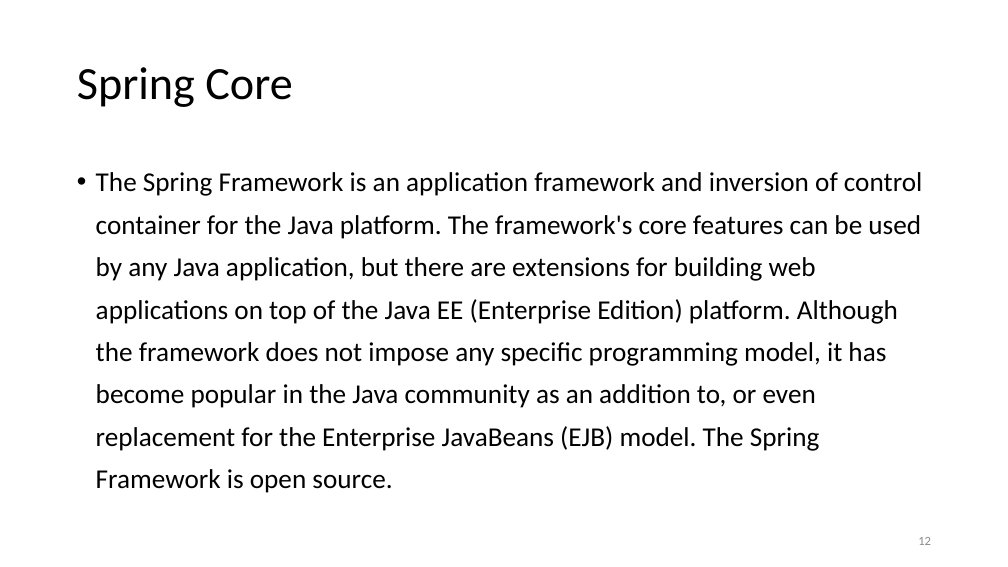
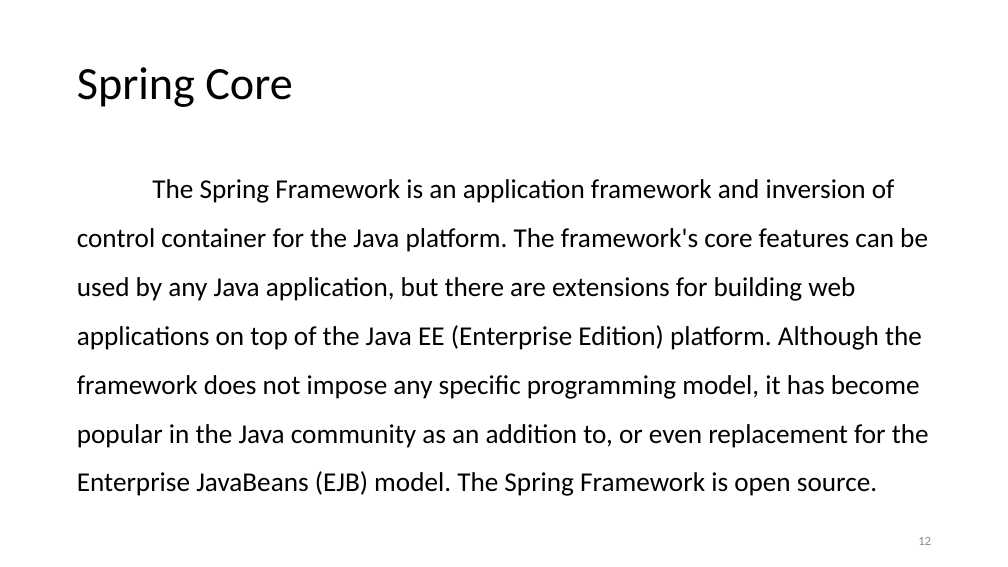
Before and after one commit to brahinets/GeekHub-J4W-8, a slide deck: slide 12 of Lectures/Lesson 15 - Spring Framework.pptx. Drawn at 1008x567 pixels with LibreOffice and Linux fonts; fonts in the diff are those of the drawing. Boxes give left, top, right and bottom in pixels: in the first picture for what was removed or moved away, otherwise in the second. Text is boxed around its words. In the diff, an @@ line names an element or a change of style, - is before the commit and + after.

```diff
--- a/Lectures/Lesson 15 - Spring Framework.pptx
+++ b/Lectures/Lesson 15 - Spring Framework.pptx
@@ text "The Spring Framework is an ..." at (x1=77, y1=179, x2=929, y2=496): bullet • to none; line spacing 1.3 to 1.5 @@
```
Also in this commit, not shown: 7 other slides changed, 1 slide added, 1 slide removed.
